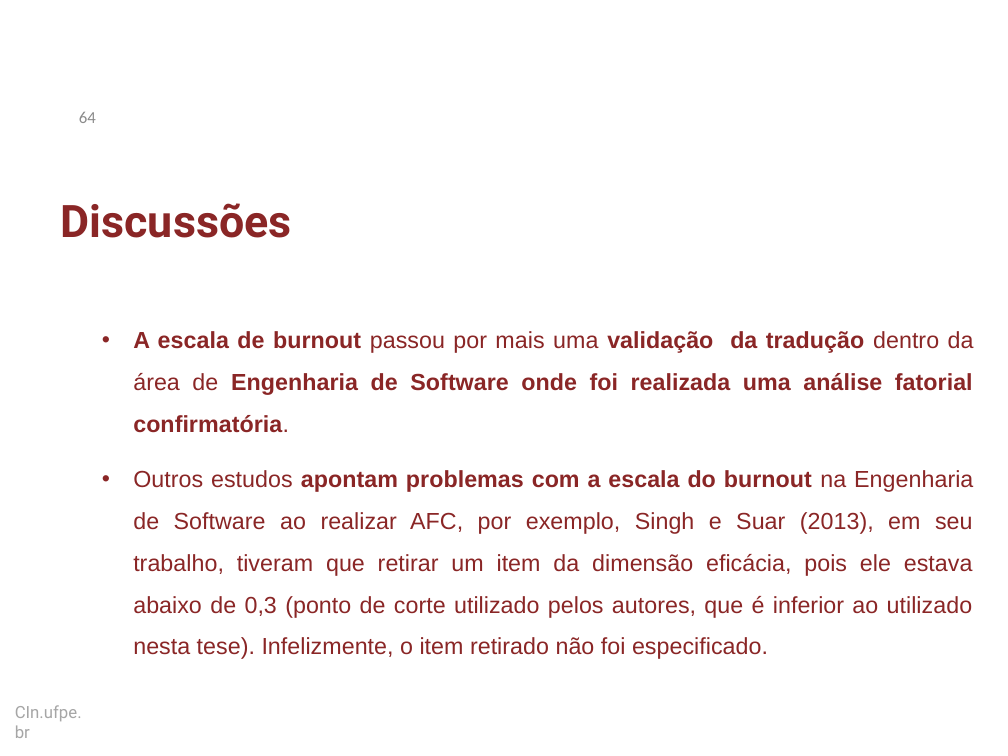
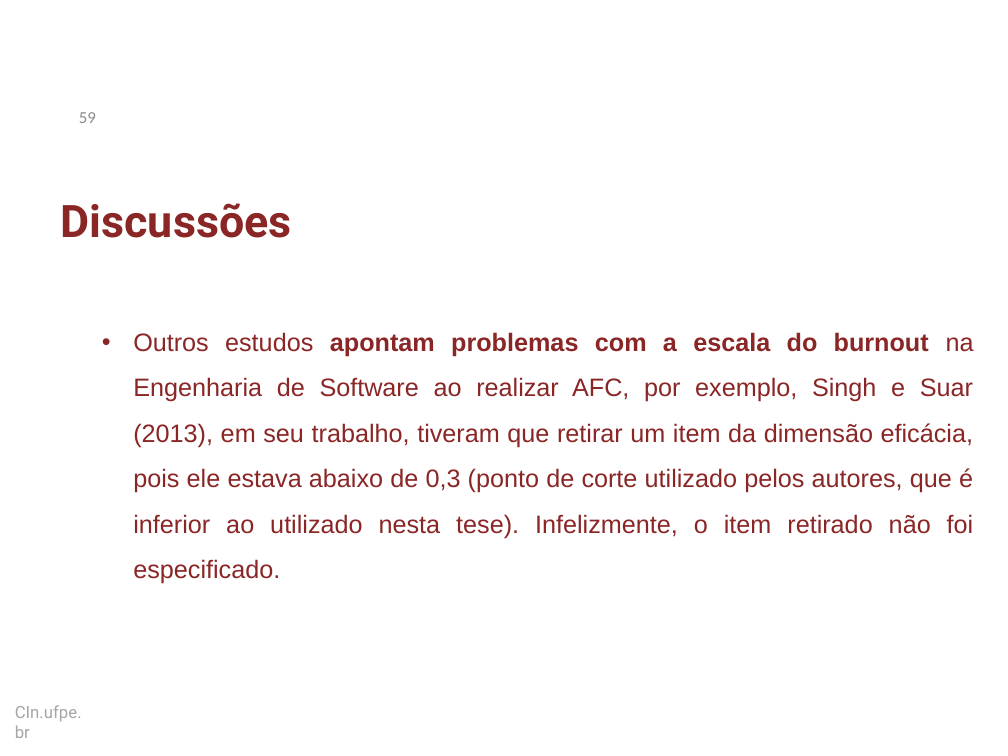
Before and after one commit to dan1lo/doutoradoR, a slide deck: slide 59 of apresentacao doutorado simplificado.pptx (slide 64 before the commit). Drawn at 1008x756 pixels with LibreOffice and Linux fonts; fonts in the diff are those of the drawing; background and template pictures are left out. Boxes give left, top, right and bottom in pixels: in the first picture for what was removed or moved away, otherwise in the second. Text is boxed around its words. In the diff, an @@ line names an element or a change of style, - is before the commit and + after.

```diff
--- a/apresentacao doutorado simplificado.pptx
+++ b/apresentacao doutorado simplificado.pptx
@@ page number at [79,112,96,123]: text changed @@
-64
+59
@@ text "Outros estudos apontam problemas com ..." at [133,332,974,584]: size 16.6 to 18 pt @@
@@ text at [133,331,974,433]: paragraph removed @@
-• A escala de burnout passou por mais uma validação da tradução dentro da área de Engenharia de Software onde foi realizada uma análise fatorial confirmatória.
```
Also in this commit, not shown: 24 other slides changed, 2 slides added, 7 slides removed.
